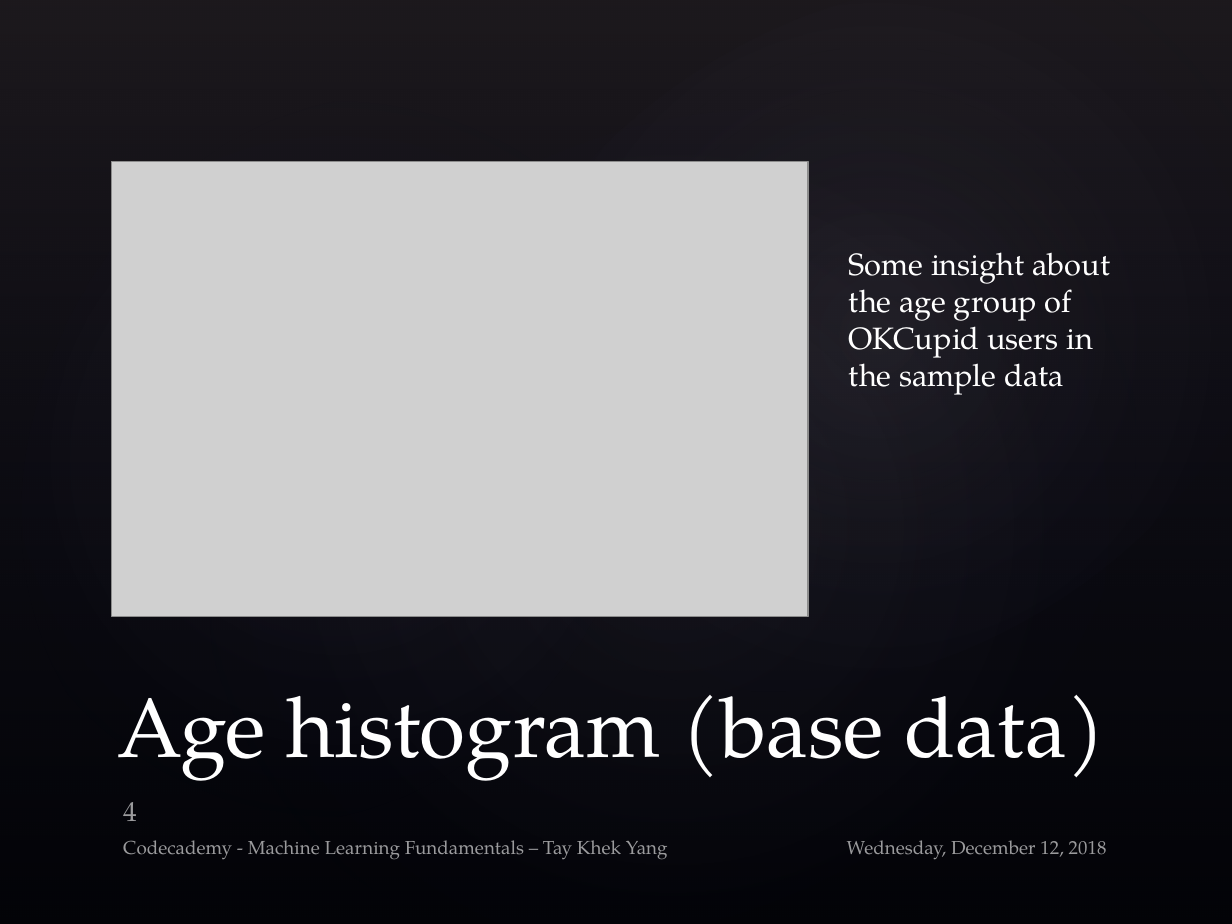
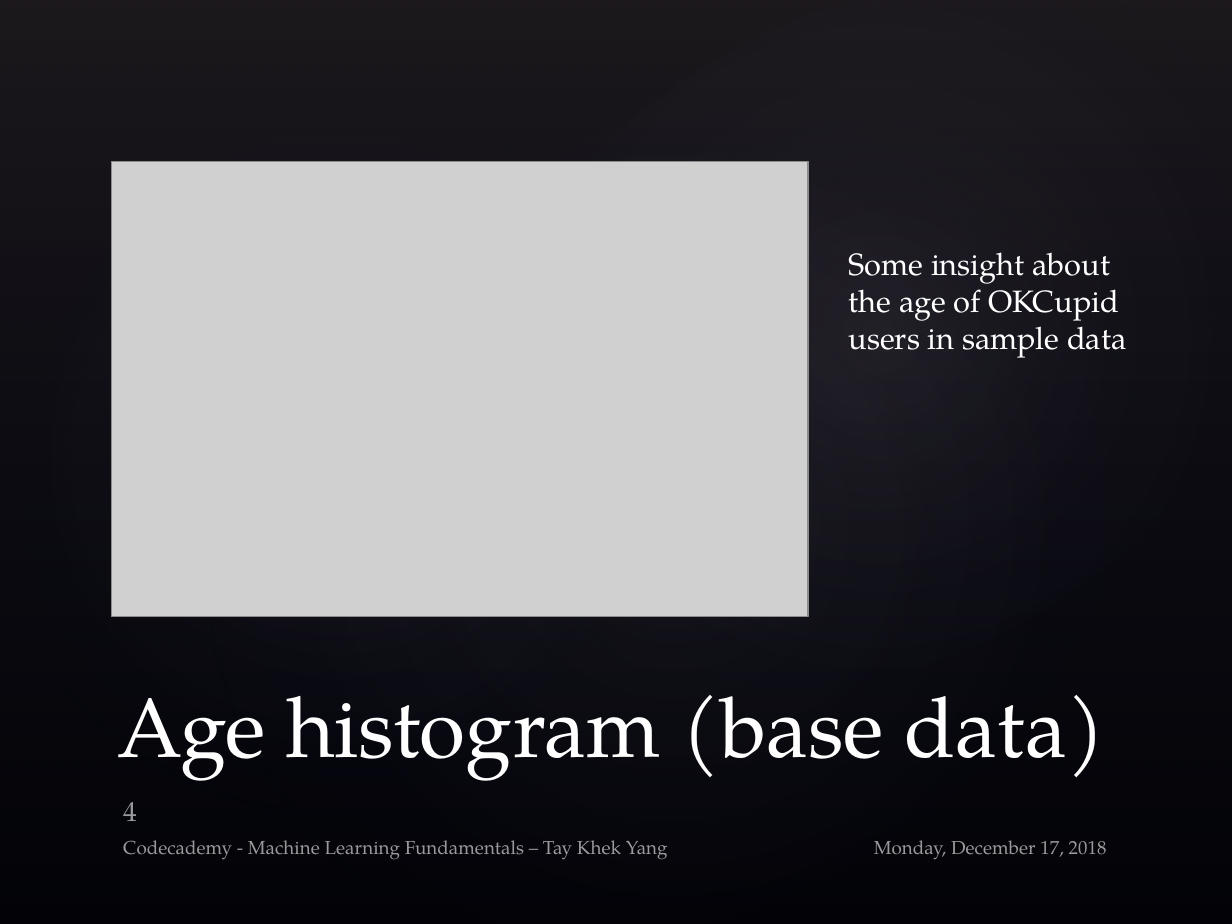
Before and after one commit to rivacordex/date-a-scientist, a slide deck: slide 4 of MachineLearning_Submit/ML_Khek_V1.pptx. Drawn at 1232x924 pixels with LibreOffice and Linux fonts; fonts in the diff are those of the drawing; grey boxes stand for pictures; background and template pictures are left out. Boxes give left, top, right and bottom in pixels: in the first picture for what was removed or moved away, otherwise in the second. Text is boxed around its words. In the diff, an @@ line names an element or a change of style, - is before the commit and + after.

```diff
--- a/MachineLearning_Submit/ML_Khek_V1.pptx
+++ b/MachineLearning_Submit/ML_Khek_V1.pptx
@@ text at box(849, 280, 1127, 358): text changed @@
-the age group of
-OKCupid users in
-the sample data
+the age of OKCupid
+users in sample data
@@ text at box(874, 840, 1107, 859): text changed @@
-Wednesday, December 12, 2018
+Monday, December 17, 2018
```
Also in this commit, not shown: 24 other slides changed, 7 slides added, 1 other file.
